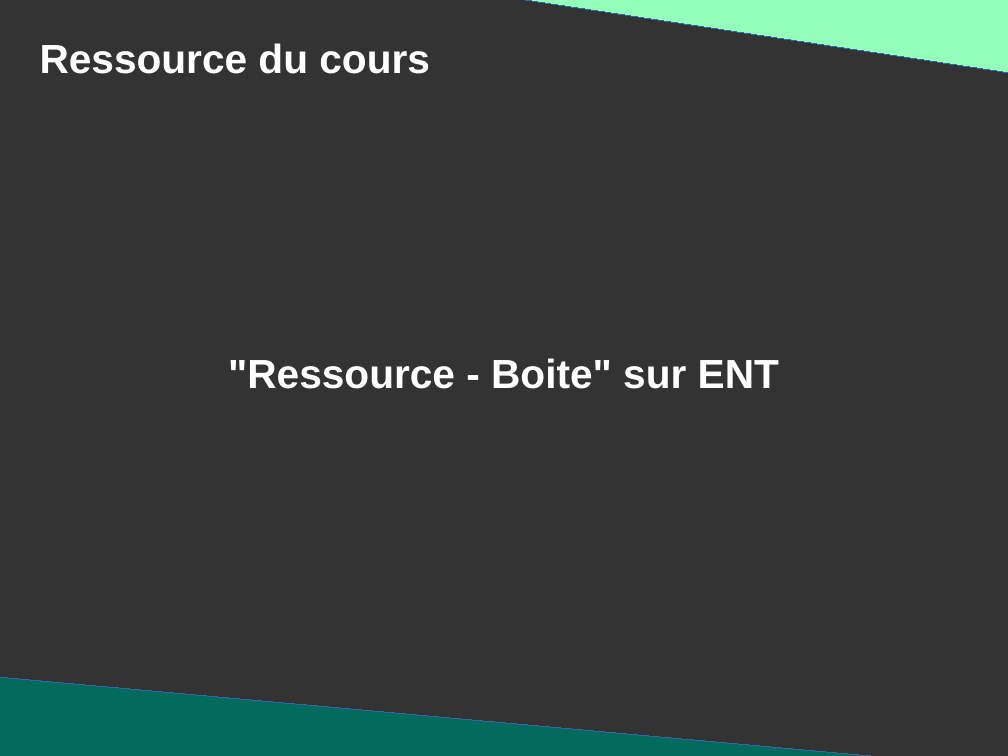
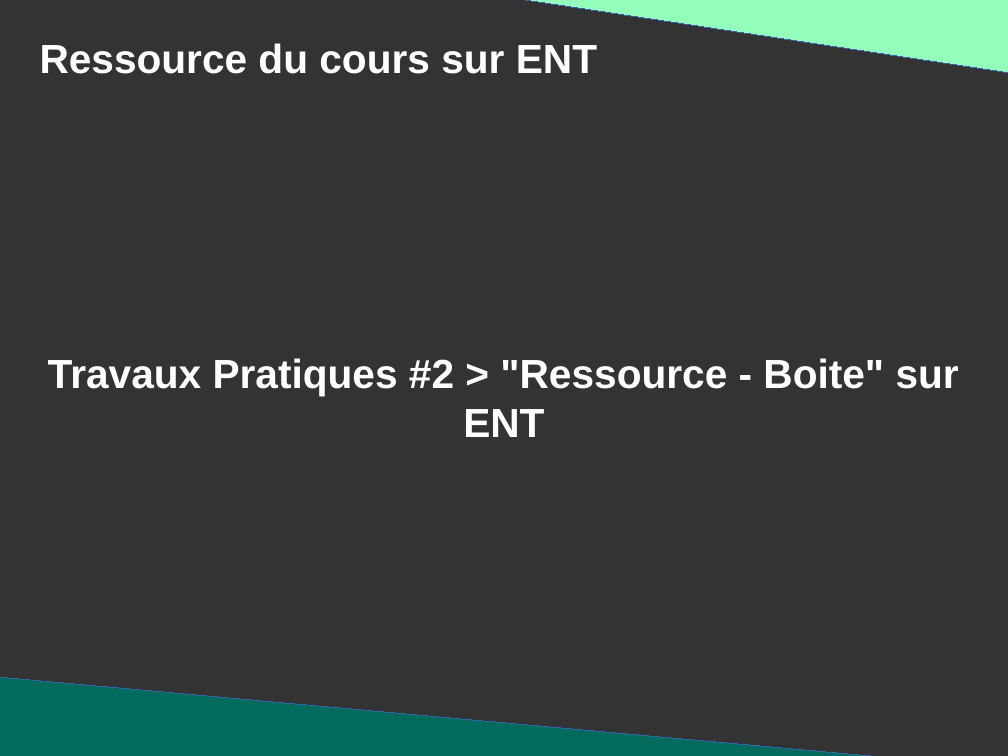
Before and after one commit to DanYellow/presentations, a slide deck: slide 5 of mmi/html/travaux-pratiques/numero-2/presentation.odp. Drawn at 1008x756 pixels with LibreOffice and Linux fonts; fonts in the diff are those of the drawing. Boxes give left, top, right and bottom in pixels: in the first picture for what was removed or moved away, otherwise in the second. Text is boxed around its words. In the diff, an @@ line names an element or a change of style, - is before the commit and + after.

```diff
--- a/mmi/html/travaux-pratiques/numero-2/presentation.odp
+++ b/mmi/html/travaux-pratiques/numero-2/presentation.odp
@@ title at <box>40,43,597,74</box>: text changed @@
-Ressource du cours
+Ressource du cours sur ENT
@@ title at <box>48,358,959,437</box>: text changed @@
-"Ressource - Boite" sur ENT
+Travaux Pratiques #2 > "Ressource - Boite" sur ENT
```
Also in this commit, not shown: 6 other slides changed, 8 other files.
